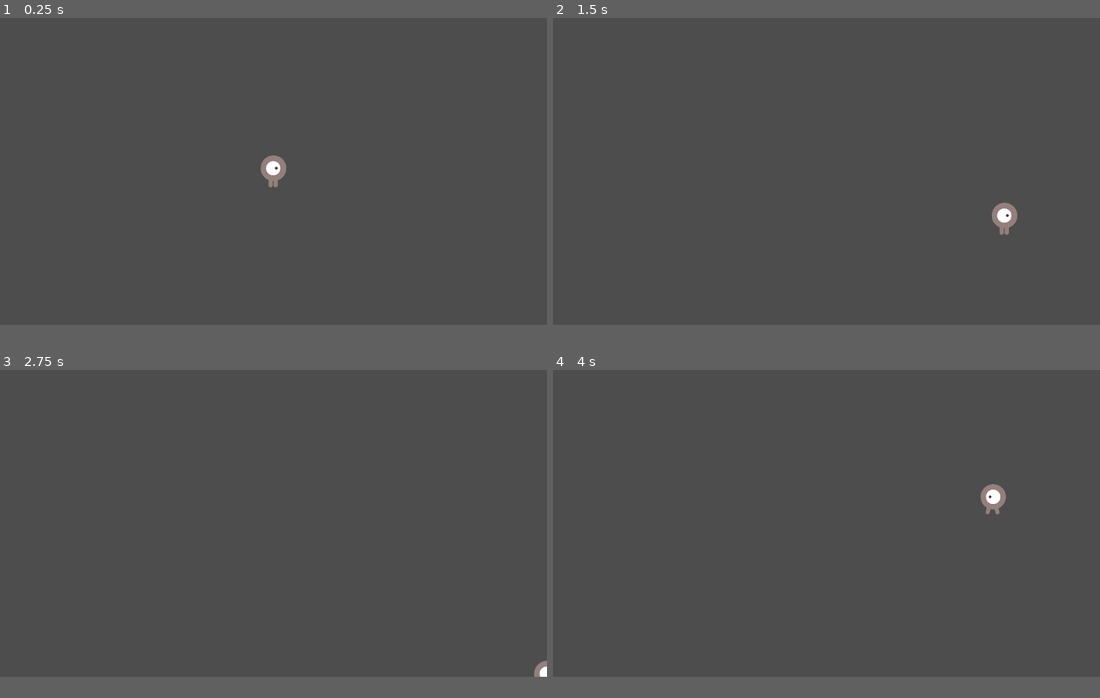
Above: before the commit, frames 1-4 (two rows, left to right).
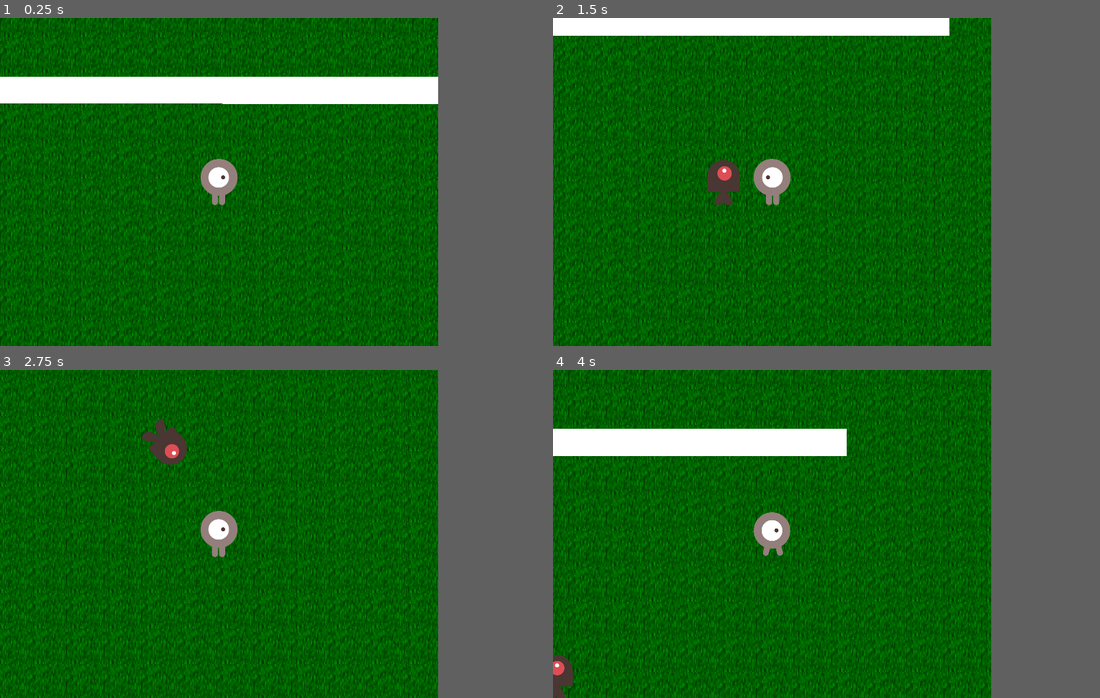
Above: after the commit, the same moments.

Repository: gunarp/psw-game-jam
Game: Godot game, scene res://scenes/maps/main.tscn
The game is run twice, just before and just after one commit, with the same random seed, the same clock (stepped at 60 frames per second) and the same inputs.
Inputs (mouse positions are in pixels of both pictures, inside the frame that each line leads up to):
- Up to frame 1 (0.25 s): no input
- Up to frame 2 (1.5 s): tap Enter at 0.5 s; move the mouse to (946, 155) at 0.52 s; hold D (move_right) 0.53-1.28 s; move the mouse to (717, 185) at 1.27 s; hold S (move_down) from 1.28 s (still down)
- Up to frame 3 (2.75 s): move the mouse to (328, 455) at 2.02 s; release S (move_down) at 2.03 s; hold D (move_right) from 2.03 s (still down)
- Up to frame 4 (4 s): move the mouse to (799, 583) at 2.77 s; release D (move_right) at 2.78 s; hold W (move_up) 2.78-3.53 s; move the mouse to (990, 570) at 3.52 s; hold A (move_left) from 3.53 s (still down)
In our replay, the window is 799x449 before the commit and 640x480 after it. These sizes can differ from the game's own. Grey fills any space a smaller window leaves; there, only what the larger window draws over its background counts as a difference.

The runs differ from the first frame. In frame 1, 76% of the frame differs, in the area x 0-81%, y 0-100%; in frame 2, 76%; in frame 3, 76%; in frame 4, 76%, in the area x 0-83%, y 0-100%.

Commit message:
cut down on unused files

Diff:
--- a/project.godot
+++ b/project.godot
@@ -14,6 +14,12 @@
 run/main_scene="res://scenes/maps/main.tscn"
 config/features=PackedStringArray("4.3", "GL Compatibility")
 config/icon="res://icon.svg"
+
+[display]
+
+window/size/viewport_width=640
+window/size/viewport_height=480
+window/stretch/mode="canvas_items"
 
 [input]
 
@@ -38,6 +44,16 @@
 ]
 }
 
+[layer_names]
+
+2d_physics/layer_1="walls"
+2d_physics/layer_2="player"
+2d_physics/layer_3="projectile-player"
+2d_physics/layer_4="projectile-enemy"
+2d_physics/layer_5="floor-items"
+2d_physics/layer_6="enemies"
+2d_physics/layer_7="dead-enemies"
+
 [rendering]
 
 renderer/rendering_method="gl_compatibility"
--- a/scenes/Player.tscn
+++ /dev/null
@@ -1,35 +0,0 @@
-[gd_scene load_steps=6 format=3 uid="uid://b0gkmbw06jmou"]
-
-[ext_resource type="Texture2D" uid="uid://ctob5sq1c05bo" path="res://resource/player/playerGrey_walk1.png" id="1_wmccd"]
-[ext_resource type="Script" path="res://scenes/player.gd" id="1_yw2ha"]
-[ext_resource type="Texture2D" uid="uid://balemcxfdpxn3" path="res://resource/player/playerGrey_walk2.png" id="2_6xkd3"]
-
-[sub_resource type="SpriteFrames" id="SpriteFrames_n7nn4"]
-animations = [{
-"frames": [{
-"duration": 1.0,
-"texture": ExtResource("1_wmccd")
-}, {
-"duration": 1.0,
-"texture": ExtResource("2_6xkd3")
-}],
-"loop": true,
-"name": &"default",
-"speed": 5.0
-}]
-
-[sub_resource type="CapsuleShape2D" id="CapsuleShape2D_mfxnd"]
-radius = 27.0
-height = 68.0
-
-[node name="Player" type="Area2D"]
-script = ExtResource("1_yw2ha")
-
-[node name="AnimatedSprite2D" type="AnimatedSprite2D" parent="."]
-scale = Vector2(0.5, 0.5)
-sprite_frames = SubResource("SpriteFrames_n7nn4")
-
-[node name="CollisionShape2D" type="CollisionShape2D" parent="."]
-shape = SubResource("CapsuleShape2D_mfxnd")
-
-[node name="AttackTimer" type="Timer" parent="."]
--- a/scenes/enemies/enemy_base.tscn
+++ /dev/null
@@ -1,3 +0,0 @@
-[gd_scene format=3 uid="uid://blagiaxomx5gf"]
-
-[node name="EnemyBase" type="CollisionShape2D"]
--- /dev/null
+++ b/scenes/enemies/enemy_mob.gd
@@ -0,0 +1,10 @@
+extends RigidBody2D
+
+func _ready() -> void:
+	$AnimatedSprite2D.play()
+
+func _physics_process(delta: float) -> void:
+	pass
+
+func _on_visible_on_screen_notifier_2d_screen_exited() -> void:
+	queue_free()
--- /dev/null
+++ b/scenes/enemies/enemy_mob.tscn
@@ -0,0 +1,41 @@
+[gd_scene load_steps=6 format=3 uid="uid://xohjhgf0dntr"]
+
+[ext_resource type="Script" path="res://scenes/enemies/enemy_mob.gd" id="1_7b5k8"]
+[ext_resource type="Texture2D" uid="uid://bb8qhvatcw3q4" path="res://resource/enemies/enemySwimming_1.png" id="1_rcwqd"]
+[ext_resource type="Texture2D" uid="uid://bs3f361jq6yb4" path="res://resource/enemies/enemySwimming_2.png" id="2_cto45"]
+
+[sub_resource type="SpriteFrames" id="SpriteFrames_73sov"]
+animations = [{
+"frames": [{
+"duration": 1.0,
+"texture": ExtResource("1_rcwqd")
+}, {
+"duration": 1.0,
+"texture": ExtResource("2_cto45")
+}],
+"loop": true,
+"name": &"default",
+"speed": 5.0
+}]
+
+[sub_resource type="CapsuleShape2D" id="CapsuleShape2D_whrna"]
+radius = 25.0
+height = 66.0
+
+[node name="EnemyMob" type="RigidBody2D"]
+collision_layer = 32
+collision_mask = 31
+gravity_scale = 0.0
+script = ExtResource("1_7b5k8")
+
+[node name="AnimatedSprite2D" type="AnimatedSprite2D" parent="."]
+rotation = -1.5708
+scale = Vector2(0.5, 0.5)
+sprite_frames = SubResource("SpriteFrames_73sov")
+
+[node name="CollisionShape2D" type="CollisionShape2D" parent="."]
+shape = SubResource("CapsuleShape2D_whrna")
+
+[node name="VisibleOnScreenNotifier2D" type="VisibleOnScreenNotifier2D" parent="."]
+
+[connection signal="screen_exited" from="VisibleOnScreenNotifier2D" to="." method="_on_visible_on_screen_notifier_2d_screen_exited"]
--- a/scenes/maps/main.gd
+++ b/scenes/maps/main.gd
@@ -2,7 +2,6 @@
 
 # Called when the node enters the scene tree for the first time.
 func _ready() -> void:
-	#var middle_position = el.rect_position + el.rect_scale*el.rect_size/2.0
 	pass
 
 # Called every frame. 'delta' is the elapsed time since the previous frame.
--- a/scenes/maps/main.tscn
+++ b/scenes/maps/main.tscn
@@ -1,9 +1,46 @@
-[gd_scene load_steps=3 format=3 uid="uid://ct7vpkc07hvkt"]
+[gd_scene load_steps=6 format=3 uid="uid://ct7vpkc07hvkt"]
 
 [ext_resource type="Script" path="res://scenes/maps/main.gd" id="1_e7vnp"]
-[ext_resource type="PackedScene" uid="uid://b0gkmbw06jmou" path="res://scenes/Player.tscn" id="2_i188b"]
+[ext_resource type="PackedScene" uid="uid://o8hpxmhcss7m" path="res://scenes/player/player.tscn" id="3_lx56x"]
+[ext_resource type="Texture2D" uid="uid://c83e66cftrsgm" path="res://resource/crawl-tiles/dc-dngn/floor/grass/grass0.png" id="3_v2m08"]
+[ext_resource type="PackedScene" uid="uid://ckir6u1c1v46w" path="res://scenes/utils/MobSpawner.tscn" id="4_giy5d"]
+
+[sub_resource type="RectangleShape2D" id="RectangleShape2D_gdno6"]
+size = Vector2(1259.5, 38)
 
 [node name="Main" type="Node"]
 script = ExtResource("1_e7vnp")
 
-[node name="Player" parent="." instance=ExtResource("2_i188b")]
+[node name="Grass0" type="Sprite2D" parent="."]
+texture_filter = 1
+texture_repeat = 2
+position = Vector2(3, 8)
+scale = Vector2(1.71248, 1.61809)
+texture = ExtResource("3_v2m08")
+region_enabled = true
+region_rect = Rect2(-2192, -1496, 4272, 3456)
+
+[node name="Camera2D" type="Camera2D" parent="."]
+
+[node name="Player" parent="." instance=ExtResource("3_lx56x")]
+
+[node name="RemoteTransform2D" type="RemoteTransform2D" parent="Player"]
+remote_path = NodePath("../../Camera2D")
+
+[node name="Walls" type="Node" parent="."]
+
+[node name="StaticBody2D" type="StaticBody2D" parent="Walls"]
+position = Vector2(1, -209)
+collision_mask = 62
+
+[node name="CollisionShape2D" type="CollisionShape2D" parent="Walls/StaticBody2D"]
+visibility_layer = 512
+position = Vector2(6, 75)
+shape = SubResource("RectangleShape2D_gdno6")
+debug_color = Color(1, 0.00965185, 0.0342356, 0.42)
+
+[node name="Polygon2D" type="Polygon2D" parent="Walls/StaticBody2D"]
+polygon = PackedVector2Array(-626, 55, -625, 94, 633, 95, 633, 55)
+
+[node name="MobSpawner" parent="." instance=ExtResource("4_giy5d")]
+spawn_timeout = 1
--- a/scenes/player.gd
+++ /dev/null
@@ -1,38 +0,0 @@
-extends Area2D
-
-@export var health: int
-@export var speed: int = 500
-
-var screen_size
-
-# Called when the node enters the scene tree for the first time.
-func _ready() -> void:
-	var screen = get_viewport_rect()
-	screen_size = screen.size
-	position = screen.get_center()
-	$CollisionShape2D.disabled = false
-
-# Called every frame. 'delta' is the elapsed time since the previous frame.
-func _process(delta: float) -> void:
-	var velocity = Vector2.ZERO
-	if Input.is_action_pressed("move_right"):
-		velocity.x += 1
-	if Input.is_action_pressed("move_left"):
-		velocity.x -= 1
-	if Input.is_action_pressed("move_up"):
-		velocity.y -= 1
-	if Input.is_action_pressed("move_down"):
-		velocity.y += 1
-
-	if velocity.length() > 0:
-		velocity = velocity.normalized() * speed
-		$AnimatedSprite2D.play()
-	else:
-		$AnimatedSprite2D.stop()
-
-	if velocity.x != 0:
-		$AnimatedSprite2D.flip_v = false
-		$AnimatedSprite2D.flip_h = velocity.x < 0
-
-	position += velocity * delta
-	position = position.clamp(Vector2.ZERO, screen_size)
--- /dev/null
+++ b/scenes/player/player-shape.tres
@@ -0,0 +1,5 @@
+[gd_resource type="CapsuleShape2D" format=3 uid="uid://bbymik5wl8fdm"]
+
+[resource]
+radius = 27.0
+height = 68.0
--- /dev/null
+++ b/scenes/player/player.gd
@@ -0,0 +1,27 @@
+extends CharacterBody2D
+
+# TODO: Health bar
+@export var health: int = 100
+
+# TODO: make speed change with items
+var speed: int = 500
+
+var screen_size
+
+func _get_input():
+	# TODO: use joy_connection_changed event to add controller support
+	velocity = Input.get_vector("move_left", "move_right", "move_up", "move_down") * speed
+
+func _physics_process(delta: float) -> void:
+	_get_input()
+
+	if velocity.length() > 0:
+		$AnimatedSprite2D.play()
+	else:
+		$AnimatedSprite2D.stop()
+
+	# TODO: Add aiming reticle for directed projectiles
+	var mouse_pos_from_center = get_viewport().get_mouse_position() - (get_viewport_rect().size / 2)
+	$AnimatedSprite2D.flip_h = mouse_pos_from_center.x < 0
+
+	move_and_slide()
--- /dev/null
+++ b/scenes/player/player.tscn
@@ -0,0 +1,42 @@
+[gd_scene load_steps=6 format=3 uid="uid://o8hpxmhcss7m"]
+
+[ext_resource type="Script" path="res://scenes/player/player.gd" id="1_fx8g5"]
+[ext_resource type="Texture2D" uid="uid://ctob5sq1c05bo" path="res://resource/player/playerGrey_walk1.png" id="1_r3v2o"]
+[ext_resource type="Shape2D" uid="uid://bbymik5wl8fdm" path="res://scenes/player/player-shape.tres" id="2_f6gb7"]
+[ext_resource type="Texture2D" uid="uid://balemcxfdpxn3" path="res://resource/player/playerGrey_walk2.png" id="2_m56i7"]
+
+[sub_resource type="SpriteFrames" id="SpriteFrames_ffi2t"]
+animations = [{
+"frames": [{
+"duration": 1.0,
+"texture": ExtResource("1_r3v2o")
+}, {
+"duration": 1.0,
+"texture": ExtResource("2_m56i7")
+}],
+"loop": true,
+"name": &"default",
+"speed": 5.0
+}]
+
+[node name="Player" type="CharacterBody2D"]
+collision_layer = 2
+collision_mask = 29
+motion_mode = 1
+script = ExtResource("1_fx8g5")
+
+[node name="AttackTimer" type="Timer" parent="."]
+
+[node name="Overlap" type="Area2D" parent="."]
+collision_layer = 2
+collision_mask = 61
+
+[node name="CollisionShape2D" type="CollisionShape2D" parent="Overlap"]
+shape = ExtResource("2_f6gb7")
+
+[node name="AnimatedSprite2D" type="AnimatedSprite2D" parent="."]
+scale = Vector2(0.5, 0.5)
+sprite_frames = SubResource("SpriteFrames_ffi2t")
+
+[node name="CollisionShape2D" type="CollisionShape2D" parent="."]
+shape = ExtResource("2_f6gb7")
--- /dev/null
+++ b/scenes/utils/MobSpawner.tscn
@@ -0,0 +1,12 @@
+[gd_scene load_steps=3 format=3 uid="uid://ckir6u1c1v46w"]
+
+[ext_resource type="Script" path="res://scenes/utils/mob_spawner.gd" id="1_v1r03"]
+[ext_resource type="PackedScene" uid="uid://xohjhgf0dntr" path="res://scenes/enemies/enemy_mob.tscn" id="2_nffh3"]
+
+[node name="MobSpawner" type="Node2D"]
+script = ExtResource("1_v1r03")
+mob_scene = ExtResource("2_nffh3")
+
+[node name="SpawnTimer" type="Timer" parent="."]
+
+[connection signal="timeout" from="SpawnTimer" to="." method="_on_spawn_timer_timeout"]
--- /dev/null
+++ b/scenes/utils/mob_spawner.gd
@@ -0,0 +1,35 @@
+extends Node2D
+
+@export var spawn_timeout: int = 2
+@export var mob_scene: PackedScene
+
+# Called when the node enters the scene tree for the first time.
+func _ready() -> void:
+	$SpawnTimer.start()
+	pass
+
+
+# Called every frame. 'delta' is the elapsed time since the previous frame.
+func _process(delta: float) -> void:
+	pass
+
+
+func _on_spawn_timer_timeout() -> void:
+	print("spawn_timeout")
+	var enemy_spawn = _get_random_position()
+	var mob = mob_scene.instantiate()
+
+	var direction = enemy_spawn - (get_viewport_rect().size / 2)
+	var speed = Vector2(randf_range(-50.0, 50.0), 0)
+
+	mob.position = enemy_spawn
+	mob.linear_velocity = speed.rotated(direction.angle())
+
+	add_sibling(mob)
+
+
+func _get_random_position() -> Vector2:
+#	TODO: Change this to return a random position on one of the walls of the screen
+	var spawn_x = randf_range(get_viewport_rect().position.x, get_viewport_rect().end.x)
+	var spawn_y = randf_range(get_viewport_rect().position.y, get_viewport_rect().end.y)
+	return Vector2(spawn_x, spawn_y)
Not shown, added: resource/crawl-tiles/LICENSE.txt
Not shown, added: resource/crawl-tiles/README.txt
Binary file added: resource/crawl-tiles/dc-dngn/floor/bog_green0.png
Not shown, added: resource/crawl-tiles/dc-dngn/floor/bog_green0.png.import
Binary file added: resource/crawl-tiles/dc-dngn/floor/bog_green1.png
Not shown, added: resource/crawl-tiles/dc-dngn/floor/bog_green1.png.import
Binary file added: resource/crawl-tiles/dc-dngn/floor/bog_green2.png
Not shown, added: resource/crawl-tiles/dc-dngn/floor/bog_green2.png.import
Binary file added: resource/crawl-tiles/dc-dngn/floor/bog_green3.png
Not shown, added: resource/crawl-tiles/dc-dngn/floor/bog_green3.png.import
Binary file added: resource/crawl-tiles/dc-dngn/floor/cobble_blood1.png
Not shown, added: resource/crawl-tiles/dc-dngn/floor/cobble_blood1.png.import
(and 337 more such lines)
